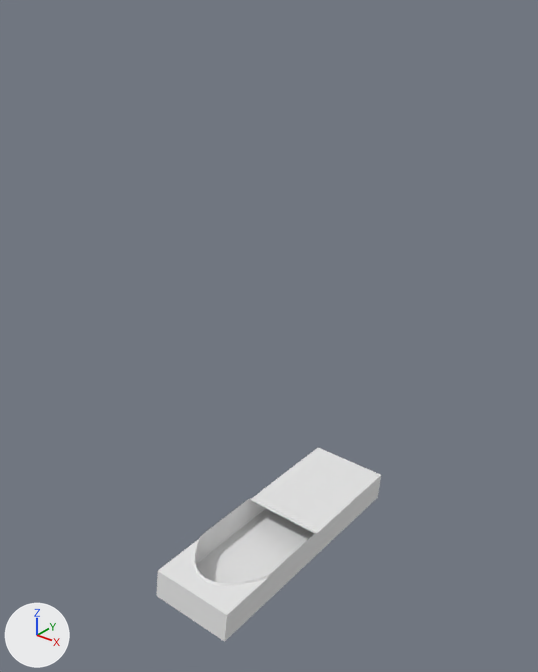
Renders of the Blender file colt1873/my/fat-trigger.blend from each side of a commit.
Before and after are seen from a 50 mm lens placed at (19.3, -23.0, 27.6), pointed at (-0.3, 1.5, 12.4). The axes (+X, +Y, +Z) are drawn at lower left. The lights are the same throughout. The same objects are shown in both versions, whatever each file hides.

Names of what the first picture shows: 'Colt Trigger'.
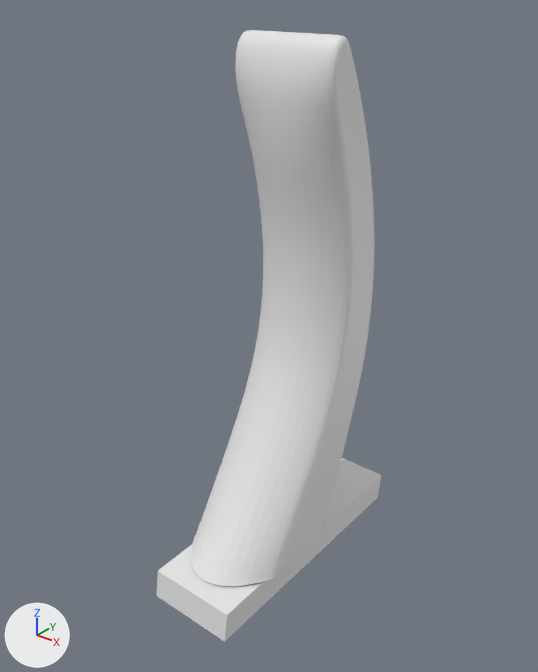
Commit message: add fat

ob_colt_trigger_001 is not drawn itself; it is used by a modifier of ob_colt_trigger.

Location of each change, [x1, y1, x2, y2] in pixels of the pictures (538 x 672 px):
'Colt Trigger', reshaped, modifiers changed (214% taller)
    before: [157, 448, 381, 642]
    after: [157, 30, 381, 642]

The change, as a list of edits to the scene's bpy script:
```text
Change me_colt_trigger:
    used by ob_colt_trigger; location = (0.0, 0.0, 0.0)
    remove me_colt_trigger.from_pydata(...)  # 1921 vertices, 3792 faces; spans x -2.25..2.25, y -4.94..8.76, z 0.0..1.6
    add me_colt_trigger.from_pydata(...)  # 1921 vertices, 3793 faces; spans x -2.25..2.25, y -4.94..8.76, z 0.0..1.6
    me_colt_trigger part 1
    1 new face joins them
Change ob_colt_trigger_001:
    ob_colt_trigger_001.location: (0.0, 0.0, 0.0) -> (0.0, 0.0, -0.00948)
    ob_colt_trigger_001.scale: (1.0, 1.0, 1.0) -> (1.14, 1.03, 1.0)
Change ob_colt_trigger:
    add _m = ob_colt_trigger.modifiers.new('Boolean', 'BOOLEAN')
    add _m.object = ob_colt_trigger_001
    add _m.operation = 'UNION'
    add _m.solver = 'FLOAT'
```
